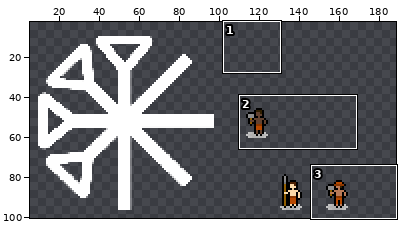
Edited in one commit: sprite sheet (game.png). The picture above shows the old version from afar; the outline marks the close-up.
Close-up. First the earlier version:
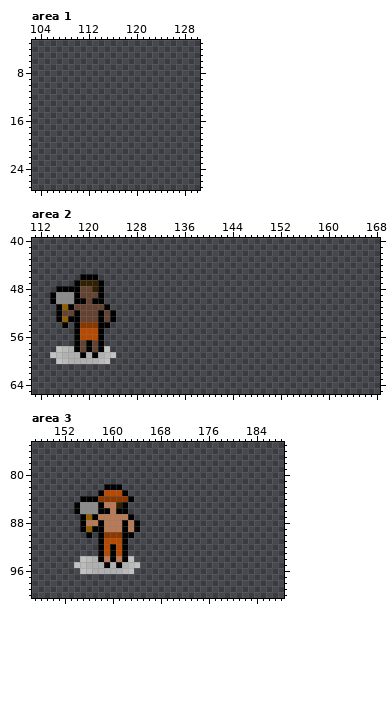
The file is 256x128 pixels. Pixels under 10% opacity are left out. Colours within 5 levels of each other are drawn and written as one. Shown: area 1: x 103..130, y 3..27; area 2: x 111..168, y 40..65; area 3: x 147..188, y 75..100. The wide view leaves out empty margins.
Once edited:
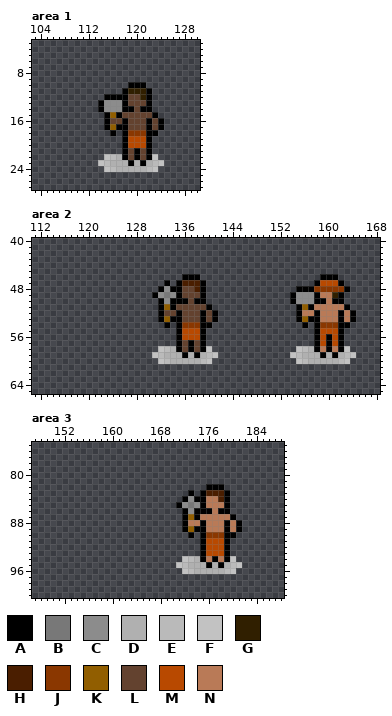
Palette (. is transparent): A #000000  B #787878  C #8c8c8c  D #b0b0b0  E #bababa  F #c2c2c2  G #301f00  H #4a1e00  J #8a3700  K #915e00  L #63422f  M #b84900  N #b97a57
Change:
--- area 1
@@ x 112..126 @@
  9 ...............
-10 ...............
-11 ...............
-12 ...............
-13 ...............
-14 ...............
-15 ...............
-16 ...............
-17 ...............
-18 ...............
-19 ...............
-20 ...............
-21 ...............
-22 ...............
-23 ...............
-24 ...............
+10 .......AAA.....
+11 ......AGGGA....
+12 ...AAAALLGA....
+13 ..ACCCALLLA....
+14 ..ACCCAALAA....
+15 ...AKALLLLLA...
+16 ...ALLALLLALA..
+17 ...AKAALLLALA..
+18 ....A.AJJJAA...
+19 ......AMMMA....
+20 ......AMMMA....
+21 ......ALALA....
+22 ...FEDALALAF...
+23 ..FEDDDADADEF..
+24 ...FEDDDDDEF...
 25 ...............
--- area 2
@@ x 111..168 @@
 45 ..........................................................
-46 ........AAA...............................................
-47 .......AGGGA..............................................
-48 ....AAAALLGA..............................................
-49 ...ACCCALLLA..............................................
-50 ...ACCCAALAA..............................................
-51 ....AKALLLLLA.............................................
-52 ....ALLALLLALA............................................
-53 ....AKAALLLALA............................................
-54 .....A.AJJJAA.............................................
-55 .......AMMMA..............................................
-56 .......AMMMA..............................................
-57 .......ALALA..............................................
-58 ....FEDALALAF.............................................
-59 ...FEDDDADADEF............................................
-60 ....FEDDDDDEF.............................................
+46 .........................AAA....................AAA.......
+47 ......................A.AHHHA..................AMMMA......
+48 .....................ACAALLHA...............AAAJJJJJA.....
+49 ....................ACBCALLLA..............ACCCANNGA......
+50 .....................ACAAALAA..............ACCCAANAA......
+51 .....................AKALLLLLA..............AKANNNNNA.....
+52 .....................ALLALLLALA.............ANNANNNANA....
+53 .....................AKAALLLALA.............AKAANNNANA....
+54 ......................A.AJJJAA...............A.AJJJAA.....
+55 ........................AMMMA..................AMMMA......
+56 ........................AMMMA..................AMAMA......
+57 ........................ALALA..................AMAMA......
+58 .....................FEDALALAF..............FEDANANAF.....
+59 ....................FEDDDADADEF............FEDDDADADEF....
+60 .....................FEDDDDDEF..............FEDDDDDEF.....
 61 ..........................................................
--- area 3
@@ x 147..188 @@
  81 ..........................................
- 82 ............AAA...........................
- 83 ...........AMMMA..........................
- 84 ........AAAJJJJJA.........................
- 85 .......ACCCANNGA..........................
- 86 .......ACCCAANAA..........................
- 87 ........AKANNNNNA.........................
- 88 ........ANNANNNANA........................
- 89 ........AKAANNNANA........................
- 90 .........A.AJJJAA.........................
- 91 ...........AMMMA..........................
- 92 ...........AMAMA..........................
- 93 ...........AMAMA..........................
- 94 ........FEDANANAF.........................
- 95 .......FEDDDADADEF........................
- 96 ........FEDDDDDEF.........................
+ 82 .............................AAA..........
+ 83 ..........................A.AHHHA.........
+ 84 .........................ACAANNHA.........
+ 85 ........................ACBCANNNA.........
+ 86 .........................ACAAANAA.........
+ 87 .........................AKANNNNNA........
+ 88 .........................ANNANNNANA.......
+ 89 .........................AKAANNNANA.......
+ 90 ..........................A.AJJJAA........
+ 91 ............................AMMMA.........
+ 92 ............................AMMMA.........
+ 93 ............................AMMMA.........
+ 94 .........................FEDANANAF........
+ 95 ........................FEDDDADADEF.......
+ 96 .........................FEDDDDDEF........
  97 ..........................................
Changed places in both close-ups, as pixel boxes (x1, y1, x2, y2):
added: (98, 82, 164, 172)
erased: (50, 274, 116, 364)
added: (152, 274, 218, 364)
added: (290, 274, 356, 364)
erased: (74, 484, 140, 574)
added: (176, 484, 242, 574)
